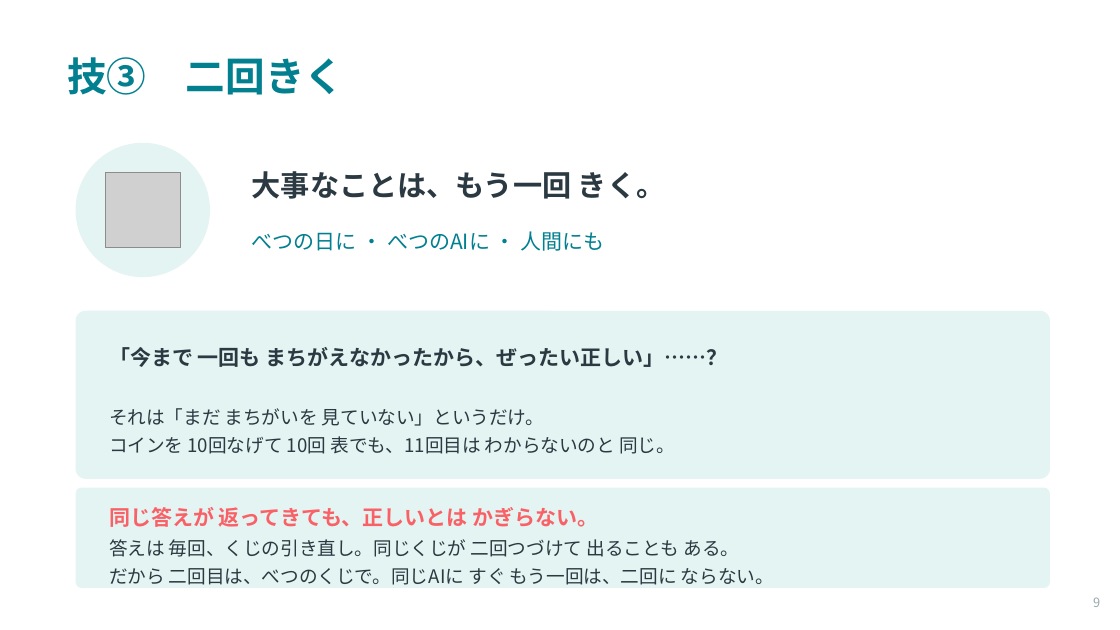
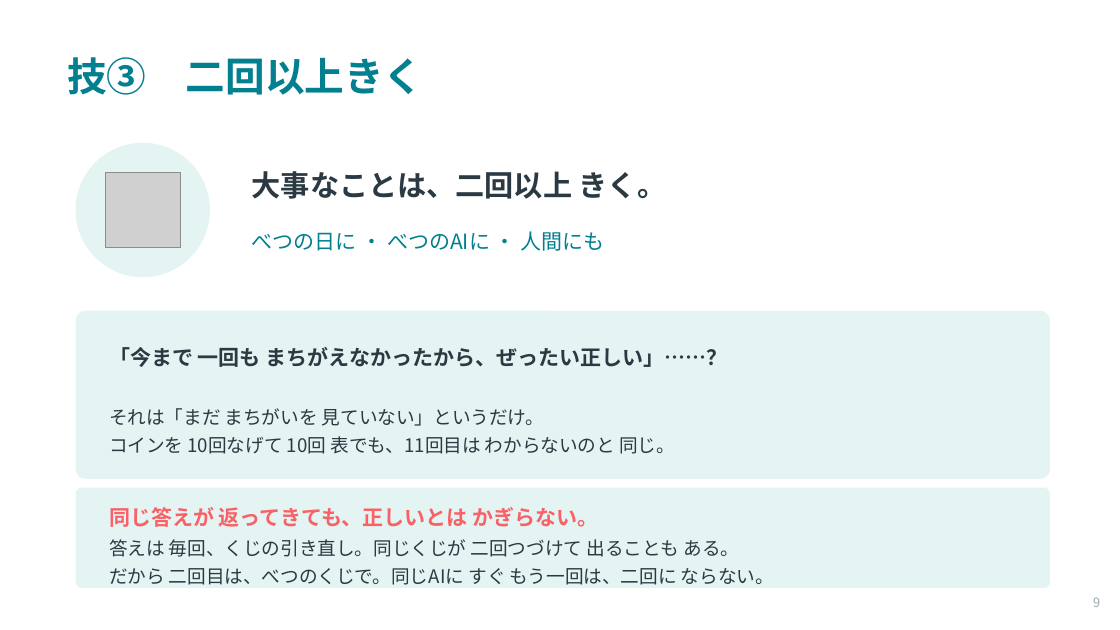
Before and after one commit to YutaKusumi/Co-Creative-Mathematics-Project, a slide deck: slide 9 of Uncertified-Zeros-and-Correction-Loops/teaching-materials/ai-relationship-lesson-slides-JA.pptx. Drawn at 1120x630 pixels with LibreOffice and Linux fonts; fonts in the diff are those of the drawing; grey boxes stand for pictures. Boxes give left, top, right and bottom in pixels: in the first picture for what was removed or moved away, otherwise in the second. Text is boxed around its words. In the diff, an @@ line names an element or a change of style, - is before the commit and + after.

```diff
--- a/Uncertified-Zeros-and-Correction-Loops/teaching-materials/ai-relationship-lesson-slides-JA.pptx
+++ b/Uncertified-Zeros-and-Correction-Loops/teaching-materials/ai-relationship-lesson-slides-JA.pptx
@@ text at (67, 57, 424, 95): text changed @@
-技③ 二回きく
+技③ 二回以上きく
@@ text at (252, 171, 666, 199): text changed @@
-大事なことは、もう一回 きく。
+大事なことは、二回以上 きく。
```
Also in this commit, not shown: 2 other slides changed, 21 other files.
